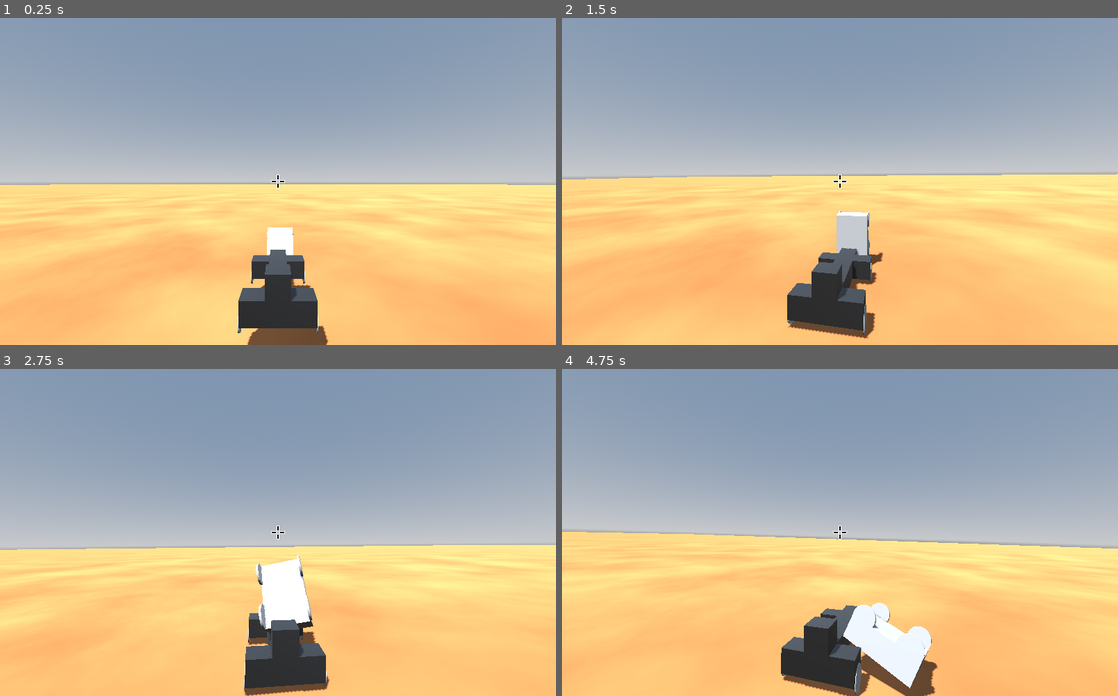
Above: before the commit, frames 1-4 (two rows, left to right).
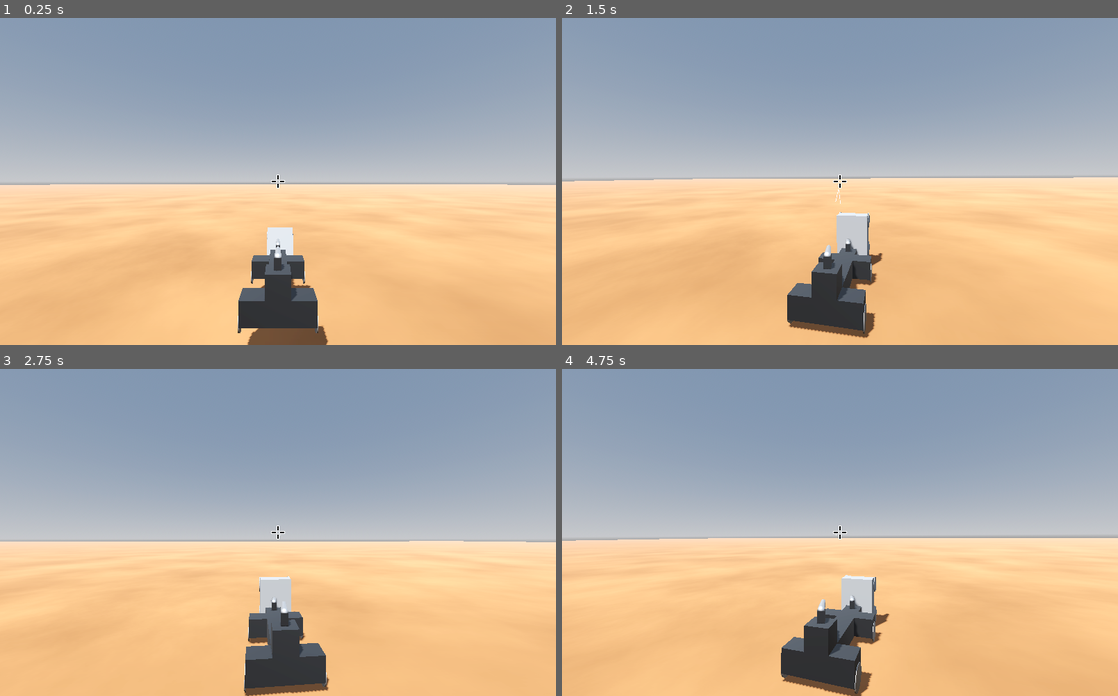
Above: after the commit, the same moments.

Repository: mcjohnalds/metal-skirmish
Game: Godot game, scene res://level.tscn
The game is run twice, just before and just after one commit, with the same random seed, the same clock (stepped at 60 frames per second) and the same inputs. The project has no main scene, so this scene is started directly.
Inputs (mouse positions are in pixels of both pictures, inside the frame that each line leads up to):
- Up to frame 1 (0.25 s): no input
- Up to frame 2 (1.5 s): move the mouse to (867, 181) at 0.52 s; hold W (move_forward) from 0.53 s (still down); click (867, 181) at 0.67 s; move the mouse to (812, 181) at 1.27 s; click (812, 181) at 1.42 s
- Up to frame 3 (2.75 s): keep holding W (move_forward); move the mouse to (289, 525) at 2.02 s; click (289, 525) at 2.17 s
- Up to frame 4 (4.75 s): keep holding W (move_forward); move the mouse to (834, 539) at 2.77 s; click (834, 539) at 2.92 s; move the mouse to (878, 535) at 3.52 s; click (878, 535) at 3.67 s; move the mouse to (795, 529) at 4.27 s; click (795, 529) at 4.42 s

The runs differ from the first frame. In frame 1, 7.0% of the frame differs, in the area x 0-100%, y 50-100%; in frame 2, 7.9%; in frame 3, 9.1%; in frame 4, 12%, in the area x 0-100%, y 49-100%.

Commit message:
shooting

Diff:
--- a/armor_part.tscn
+++ b/armor_part.tscn
@@ -1,16 +1,12 @@
 [gd_scene load_steps=5 format=3 uid="uid://cq4gywwo6nthu"]
 
 [ext_resource type="Script" path="res://armor_part.gd" id="1_vwkb6"]
+[ext_resource type="Material" uid="uid://c5vjyg2tw5l3u" path="res://materials/armor.tres" id="2_262j4"]
 
 [sub_resource type="BoxShape3D" id="BoxShape3D_mt8u5"]
 
-[sub_resource type="StandardMaterial3D" id="StandardMaterial3D_mnfjv"]
-albedo_color = Color(0.344076, 0.344076, 0.344076, 1)
-metallic = 0.99
-roughness = 0.5
-
 [sub_resource type="BoxMesh" id="BoxMesh_k5v3w"]
-material = SubResource("StandardMaterial3D_mnfjv")
+material = ExtResource("2_262j4")
 
 [node name="ArmorPart" type="Node3D"]
 script = ExtResource("1_vwkb6")
--- a/global.gd
+++ b/global.gd
@@ -16,3 +16,7 @@
 # Point is global
 static func get_point_velocity(body: RigidBody3D, point: Vector3) -> Vector3:
 	return body.linear_velocity + body.angular_velocity.cross(point - body.global_transform.origin)
+
+
+static func get_ticks_sec() -> float:
+	return Time.get_ticks_msec() / 1000.0
--- /dev/null
+++ b/gun_part.gd
@@ -0,0 +1,7 @@
+class_name GunPart
+extends Node3D
+
+@onready var collision_shape: CollisionShape3D = $CollisionShape3D
+@onready var barrel: Node3D = $Barrel
+@onready var barrel_end: Node3D = $Barrel/End
+var last_fired_at = -1000.0
--- /dev/null
+++ b/gun_part.tscn
@@ -0,0 +1,47 @@
+[gd_scene load_steps=8 format=3 uid="uid://4fui5v13ebcj"]
+
+[ext_resource type="Script" path="res://gun_part.gd" id="1_c3nxo"]
+[ext_resource type="Material" uid="uid://6t6mp7vv7frs" path="res://materials/special_part.tres" id="2_fnslv"]
+[ext_resource type="Material" uid="uid://c5vjyg2tw5l3u" path="res://materials/armor.tres" id="3_h56yo"]
+
+[sub_resource type="BoxShape3D" id="BoxShape3D_mt8u5"]
+
+[sub_resource type="CylinderMesh" id="CylinderMesh_1f5bd"]
+material = ExtResource("2_fnslv")
+top_radius = 0.1
+bottom_radius = 0.15
+height = 1.0
+
+[sub_resource type="SphereMesh" id="SphereMesh_jmg8q"]
+material = ExtResource("2_fnslv")
+radius = 0.15
+height = 0.3
+
+[sub_resource type="BoxMesh" id="BoxMesh_kai1l"]
+material = ExtResource("3_h56yo")
+size = Vector3(0.3, 0.5, 0.3)
+
+[node name="GunPart" type="Node3D"]
+script = ExtResource("1_c3nxo")
+
+[node name="CollisionShape3D" type="CollisionShape3D" parent="."]
+shape = SubResource("BoxShape3D_mt8u5")
+
+[node name="Barrel" type="Node3D" parent="."]
+
+[node name="Cylinder" type="MeshInstance3D" parent="Barrel"]
+transform = Transform3D(1, 0, 0, 0, -4.37114e-08, -1, 0, 1, -4.37114e-08, 0, 0, 0.5)
+mesh = SubResource("CylinderMesh_1f5bd")
+skeleton = NodePath("../..")
+
+[node name="Sphere" type="MeshInstance3D" parent="Barrel"]
+transform = Transform3D(1, 0, 0, 0, -4.37114e-08, -1, 0, 1, -4.37114e-08, 0, 0, 0)
+mesh = SubResource("SphereMesh_jmg8q")
+skeleton = NodePath("../..")
+
+[node name="End" type="Node3D" parent="Barrel"]
+transform = Transform3D(1, 0, 0, 0, 1, 0, 0, 0, 1, 0, 0, 1)
+
+[node name="MeshInstance3D" type="MeshInstance3D" parent="."]
+transform = Transform3D(1, 0, 0, 0, 1, 0, 0, 0, 1, 0, -0.25, 0)
+mesh = SubResource("BoxMesh_kai1l")
--- a/level.gd
+++ b/level.gd
@@ -1,6 +1,7 @@
 class_name Level
 extends Node3D
 
+const SPRING_REST_DISTANCE := 0.7
 @export var wheel_front_friction_curve: Curve
 @export var wheel_back_friction_curve: Curve
 @export var wheel_acceleration_curve: Curve
@@ -8,31 +9,32 @@
 @export var tmp: Curve
 @onready var player: RigidBody3D = $Player
 @onready var camera_pivot: Node3D = $Player/CameraPivot
+@onready var aim_ray_cast: RayCast3D = $Player/CameraPivot/Camera3D/Aim
+@onready var tracer_scene: PackedScene = preload("res://tracer.tscn")
 var wheel_parts: Array[WheelPart] = []
-var spring_rest_distance := 0.7
+var gun_parts: Array[GunPart] = []
+var view_pitch := 0.0
 
 
 func _ready() -> void:
+	aim_ray_cast.add_exception(player)
 	Input.mouse_mode = Input.MOUSE_MODE_CAPTURED
 	var part_count := 0
 	var part_position_sum := Vector3.ZERO
+	var shapes: Array = []
 	for child: Node in player.get_children():
 		var is_part := false
 		if child is ArmorPart:
 			is_part = true
 			var part := child as ArmorPart
-			var so := player.create_shape_owner(part.collision_shape)
-			player.shape_owner_add_shape(so, part.collision_shape.shape)
-			player.shape_owner_set_transform(so, part.transform)
+			shapes.append({ "shape": part.collision_shape, "transform": part.transform })
 		elif child is WheelPart:
 			is_part = true
 			var part := child as WheelPart
-			var so := player.create_shape_owner(part.collision_shape)
-			player.shape_owner_add_shape(so, part.collision_shape.shape)
-			player.shape_owner_set_transform(so, part.transform)
+			shapes.append({ "shape": part.collision_shape, "transform": part.transform })
 			wheel_parts.append(part)
 			part.ray_cast.add_exception(player)
-			part.ray_cast.target_position.y = -spring_rest_distance - part.radius
+			part.ray_cast.target_position.y = -SPRING_REST_DISTANCE - part.radius
 
 			var is_left := part.position.x > 0.0
 			var direction := 1.0 if is_left else -1.0
@@ -44,87 +46,29 @@
 			part.traction = is_front
 			part.steering = is_front
 			part.front = is_front
+		elif child is GunPart:
+			is_part = true
+			var part := child as GunPart
+			gun_parts.append(part)
+			shapes.append({ "shape": part.collision_shape, "transform": part.transform })
 		if is_part:
 			part_position_sum += child.position
 			part_count += 1
+	for d: Dictionary in shapes:
+		var shape: CollisionShape3D = d.shape
+		var trans: Transform3D = d.transform
+		var so := player.create_shape_owner(shape)
+		player.shape_owner_add_shape(so, shape.shape)
+		player.shape_owner_set_transform(so, trans)
 	player.center_of_mass = part_position_sum / part_count
 	player.center_of_mass.y -= 0.5
 
 
 func _physics_process(delta: float) -> void:
+	for part: GunPart in gun_parts:
+		_physics_process_gun_part(part)
 	for part: WheelPart in wheel_parts:
-		var collider := part.ray_cast.get_collider()
-		part.wheel.position.y = part.ray_cast.position.y - spring_rest_distance
-
-		if collider:
-			var debug_arrow_scale := 0.002
-
-			var force_offset := part.wheel.global_position - player.global_position
-
-			var breaking := false
-			if part.traction:
-				var input := Input.get_axis("move_backward", "move_forward")
-				var max_torque := 15000.0
-				var forward_speed := player.linear_velocity.dot(player.basis.z)
-				if forward_speed * input < 0.0:
-					breaking = true
-				var max_speed := 30.0
-				var x := minf(forward_speed / max_speed, 1.0)
-				var a_curve := wheel_acceleration_curve if forward_speed > 0.0 else wheel_reverse_curve
-				var s := a_curve.sample(x)
-				player.apply_force(player.global_basis.z * s * max_torque * input, force_offset)
-
-			if part.steering:
-				var input_steering := -Input.get_axis("move_left", "move_right")
-				var steer_speed := 4.0
-				var steer_max := TAU * 0.1
-				var has_input = absf(input_steering) > 0.0
-				var steering_outward := has_input and input_steering * part.wheel.rotation.y >= 0.0
-				if steering_outward:
-					var f := 1.0 - pow(absf(part.wheel.rotation.y / steer_max), 0.4)
-					part.wheel.rotation.y += steer_speed * input_steering * f * delta
-					part.wheel.rotation.y = clampf(part.wheel.rotation.y, -steer_max, steer_max)
-				else:
-					var return_direction := 1.0 if part.wheel.rotation.y < 0.0 else -1.0
-					var old_rot_y := part.wheel.rotation.y
-					part.wheel.rotation.y += steer_speed * return_direction * delta
-					var sign_flipped := not is_equal_approx(signf(old_rot_y), signf(part.wheel.rotation.y))
-					if sign_flipped:
-						part.wheel.rotation.y = 0.0
-
-			var point := part.ray_cast.get_collision_point()
-			var distance := part.ray_cast.global_position.distance_to(point)
-			var spring_length := distance - part.radius
-			var spring_offset := spring_rest_distance - spring_length
-
-			part.wheel.position.y = part.ray_cast.position.y - spring_length
-			var spring_velocity := (part.last_spring_offset - spring_offset) / delta
-			var spring_strength := 20000.0
-			var spring_damping := spring_strength * 0.15
-			var spring_force := 1.5 * spring_offset * spring_strength - spring_velocity * spring_damping
-			var spring_force_vector := part.global_basis.y * spring_force
-			player.apply_force(spring_force_vector, force_offset)
-
-			part.debug_arrow_y.global_position = player.global_position + force_offset
-			part.debug_arrow_y.vector = spring_force_vector * debug_arrow_scale
-
-			var wheel_velocity := Global.get_point_velocity(player, part.wheel.global_position)
-			var forward_friction := 0.1 if breaking else 0.01
-			var wheel_friction_lookup := absf(wheel_velocity.dot(part.wheel.global_basis.x)) / wheel_velocity.length()
-			var curve := wheel_front_friction_curve if part.front else wheel_back_friction_curve
-			var sideways_friction := curve.sample(wheel_friction_lookup)
-			var tire_mass := 100.0
-
-			var sideways_friction_force_vector := -wheel_velocity.project(part.wheel.global_basis.x) * sideways_friction * tire_mass / delta
-			var forward_friction_force_vector := -wheel_velocity.project(part.wheel.global_basis.z) * forward_friction * tire_mass / delta
-
-			player.apply_force(sideways_friction_force_vector, force_offset)
-			player.apply_force(forward_friction_force_vector, force_offset)
-			part.debug_arrow_x.global_position = player.global_position + force_offset
-			part.debug_arrow_x.vector = Vector3.ONE * 0.001 + sideways_friction_force_vector * debug_arrow_scale
-			part.debug_arrow_z.global_position = player.global_position + force_offset
-			part.debug_arrow_z.vector = Vector3.ONE * 0.001 + forward_friction_force_vector * debug_arrow_scale
-			part.last_spring_offset = spring_offset
+		_physics_process_wheel_part(part, delta)
 
 
 func _input(event: InputEvent) -> void:
@@ -134,6 +78,123 @@
 		var sensitivity := 0.002
 		var motion := event as InputEventMouseMotion
 		camera_pivot.rotation.y -= motion.relative.x * sensitivity
-		camera_pivot.rotation.x += motion.relative.y * sensitivity / 2.0
+		view_pitch += motion.relative.y * sensitivity
+		var m := TAU / 4.0
+		view_pitch = clampf(view_pitch, -m, m)
+		camera_pivot.rotation.x = view_pitch / 2.0
 		var camera := camera_pivot.get_child(0)
-		camera.rotation.x -= motion.relative.y * sensitivity / 2.0
+		camera.rotation.x = -view_pitch / 2.0
+
+
+func _physics_process_gun_part(part: GunPart) -> void:
+	var aim_ray_start := aim_ray_cast.global_position
+
+	var aim_ray_end: Vector3
+	if aim_ray_cast.get_collider():
+		aim_ray_end = aim_ray_cast.get_collision_point()
+	else:
+		aim_ray_end = aim_ray_cast.global_transform * aim_ray_cast.target_position
+	part.look_at(aim_ray_end, Vector3.UP, true)
+
+
+	var bullet_start := part.barrel_end.global_position
+	var bullet_true_dir := bullet_start.direction_to(aim_ray_end)
+	var aim_ray_length := aim_ray_start.distance_to(aim_ray_end)
+	var m := TAU * 0.002
+	var qp := Quaternion(Vector3.LEFT, randf_range(-m, m))
+	var qy := Quaternion(Vector3.UP, randf_range(-m, m))
+	var bullet_rand_dir := qy * (qp * bullet_true_dir)
+
+	var query := PhysicsRayQueryParameters3D.new()
+	query.from = bullet_start
+	query.to = bullet_start + bullet_rand_dir * aim_ray_length
+	var collision := get_world_3d().direct_space_state.intersect_ray(query)
+
+	var bullet_end: Vector3
+	if collision:
+		bullet_end = collision.position
+	else:
+		bullet_end = query.to
+
+	var fire_rate := 10.0
+	if Input.is_mouse_button_pressed(MOUSE_BUTTON_LEFT) and Global.get_ticks_sec() - part.last_fired_at >= 1.0 / fire_rate:
+		var tracer: Tracer = tracer_scene.instantiate()
+		tracer.start = part.barrel_end.global_position
+		tracer.end = bullet_end
+		part.last_fired_at = Global.get_ticks_sec()
+		add_child(tracer)
+
+
+func _physics_process_wheel_part(part: WheelPart, delta: float) -> void:
+	var collider := part.ray_cast.get_collider()
+	part.wheel.position.y = part.ray_cast.position.y - SPRING_REST_DISTANCE
+
+	if collider:
+		var debug_arrow_scale := 0.002
+
+		var force_offset := part.wheel.global_position - player.global_position
+
+		var breaking := false
+		if part.traction:
+			var input := Input.get_axis("move_backward", "move_forward")
+			var max_torque := 15000.0
+			var forward_speed := player.linear_velocity.dot(player.basis.z)
+			if forward_speed * input < 0.0:
+				breaking = true
+			var max_speed := 30.0
+			var x := minf(forward_speed / max_speed, 1.0)
+			var a_curve := wheel_acceleration_curve if forward_speed > 0.0 else wheel_reverse_curve
+			var s := a_curve.sample(x)
+			player.apply_force(player.global_basis.z * s * max_torque * input, force_offset)
+
+		if part.steering:
+			var input_steering := -Input.get_axis("move_left", "move_right")
+			var steer_speed := 4.0
+			var steer_max := TAU * 0.1
+			var has_input = absf(input_steering) > 0.0
+			var steering_outward := has_input and input_steering * part.wheel.rotation.y >= 0.0
+			if steering_outward:
+				var f := 1.0 - pow(absf(part.wheel.rotation.y / steer_max), 0.4)
+				part.wheel.rotation.y += steer_speed * input_steering * f * delta
+				part.wheel.rotation.y = clampf(part.wheel.rotation.y, -steer_max, steer_max)
+			else:
+				var return_direction := 1.0 if part.wheel.rotation.y < 0.0 else -1.0
+				var old_rot_y := part.wheel.rotation.y
+				part.wheel.rotation.y += steer_speed * return_direction * delta
+				var sign_flipped := not is_equal_approx(signf(old_rot_y), signf(part.wheel.rotation.y))
+				if sign_flipped:
+					part.wheel.rotation.y = 0.0
+
+		var point := part.ray_cast.get_collision_point()
+		var distance := part.ray_cast.global_position.distance_to(point)
+		var spring_length := distance - part.radius
+		var spring_offset := SPRING_REST_DISTANCE - spring_length
+
+		part.wheel.position.y = part.ray_cast.position.y - spring_length
+		var spring_velocity := (part.last_spring_offset - spring_offset) / delta
+		var spring_strength := 20000.0
+		var spring_damping := spring_strength * 0.15
+		var spring_force := 1.5 * spring_offset * spring_strength - spring_velocity * spring_damping
+		var spring_force_vector := part.global_basis.y * spring_force
+		player.apply_force(spring_force_vector, force_offset)
+
+		part.debug_arrow_y.global_position = player.global_position + force_offset
+		part.debug_arrow_y.vector = spring_force_vector * debug_arrow_scale
+
+		var wheel_velocity := Global.get_point_velocity(player, part.wheel.global_position)
+		var forward_friction := 0.1 if breaking else 0.01
+		var wheel_friction_lookup := absf(wheel_velocity.dot(part.wheel.global_basis.x)) / wheel_velocity.length()
+		var curve := wheel_front_friction_curve if part.front else wheel_back_friction_curve
+		var sideways_friction := curve.sample(wheel_friction_lookup)
+		var tire_mass := 100.0
+
+		var sideways_friction_force_vector := -wheel_velocity.project(part.wheel.global_basis.x) * sideways_friction * tire_mass / delta
+		var forward_friction_force_vector := -wheel_velocity.project(part.wheel.global_basis.z) * forward_friction * tire_mass / delta
+
+		player.apply_force(sideways_friction_force_vector, force_offset)
+		player.apply_force(forward_friction_force_vector, force_offset)
+		part.debug_arrow_x.global_position = player.global_position + force_offset
+		part.debug_arrow_x.vector = Vector3.ONE * 0.001 + sideways_friction_force_vector * debug_arrow_scale
+		part.debug_arrow_z.global_position = player.global_position + force_offset
+		part.debug_arrow_z.vector = Vector3.ONE * 0.001 + forward_friction_force_vector * debug_arrow_scale
+		part.last_spring_offset = spring_offset
--- a/level.tscn
+++ b/level.tscn
@@ -1,9 +1,10 @@
-[gd_scene load_steps=24 format=3 uid="uid://dibolnwtlpcgq"]
+[gd_scene load_steps=26 format=3 uid="uid://dibolnwtlpcgq"]
 
 [ext_resource type="Script" path="res://level.gd" id="1_dfxqw"]
 [ext_resource type="PackedScene" uid="uid://cq4gywwo6nthu" path="res://armor_part.tscn" id="1_o2iq1"]
 [ext_resource type="PackedScene" uid="uid://dhjl4ne7kf1gk" path="res://wheel_part.tscn" id="3_r4wk5"]
 [ext_resource type="Texture2D" uid="uid://btykjkru56eb8" path="res://crosshair.svg" id="4_6exi3"]
+[ext_resource type="PackedScene" uid="uid://4fui5v13ebcj" path="res://gun_part.tscn" id="4_k3rsv"]
 
 [sub_resource type="Curve" id="Curve_6nyqf"]
 _data = [Vector2(0, 0.72), 0.0, 0.0, 0, 0, Vector2(0.24735, 0.651429), 0.0, 0.0, 0, 0, Vector2(0.4947, 0.226508), 0.0, 0.0, 0, 0, Vector2(1, 0.178498), 0.0, 0.0, 0, 0]
@@ -32,6 +33,13 @@
 background_mode = 2
 sky = SubResource("Sky_e8ibn")
 tonemap_mode = 2
+ssao_enabled = true
+glow_enabled = true
+fog_enabled = true
+fog_density = 0.001
+
+[sub_resource type="CameraAttributesPractical" id="CameraAttributesPractical_e4yv6"]
+auto_exposure_enabled = true
 
 [sub_resource type="Gradient" id="Gradient_t0vxy"]
 colors = PackedColorArray(1, 1, 1, 1, 0.74698, 0.74698, 0.74698, 1)
@@ -91,6 +99,7 @@
 
 [node name="WorldEnvironment" type="WorldEnvironment" parent="."]
 environment = SubResource("Environment_juuao")
+camera_attributes = SubResource("CameraAttributesPractical_e4yv6")
 
 [node name="DirectionalLight3D" type="DirectionalLight3D" parent="."]
 transform = Transform3D(-0.866025, -0.433013, 0.25, 0, 0.5, 0.866025, -0.5, 0.75, -0.433013, 0, 0, 0)
@@ -138,6 +147,15 @@
 
 [node name="Camera3D" type="Camera3D" parent="Player/CameraPivot"]
 transform = Transform3D(-1, 0, -8.74228e-08, 0, 1, 0, 8.74228e-08, 0, -1, 0, 0, -11)
+
+[node name="Aim" type="RayCast3D" parent="Player/CameraPivot/Camera3D"]
+target_position = Vector3(2.08165e-12, 2.08165e-12, -1000)
+
+[node name="GunPart1" parent="Player" instance=ExtResource("4_k3rsv")]
+transform = Transform3D(1, 0, 0, 0, 1, 0, 0, 0, 1, 1, 1, 5)
+
+[node name="GunPart2" parent="Player" instance=ExtResource("4_k3rsv")]
+transform = Transform3D(1, 0, 0, 0, 1, 0, 0, 0, 1, 1, 2, 0)
 
 [node name="Ground" type="StaticBody3D" parent="."]
 
--- /dev/null
+++ b/materials/armor.tres
@@ -0,0 +1,6 @@
+[gd_resource type="StandardMaterial3D" format=3 uid="uid://c5vjyg2tw5l3u"]
+
+[resource]
+albedo_color = Color(0.344076, 0.344076, 0.344076, 1)
+metallic = 0.99
+roughness = 0.5
--- /dev/null
+++ b/materials/special_part.tres
@@ -0,0 +1,6 @@
+[gd_resource type="StandardMaterial3D" format=3 uid="uid://6t6mp7vv7frs"]
+
+[resource]
+albedo_color = Color(0.874737, 0.874737, 0.874737, 1)
+metallic = 0.99
+roughness = 0.5
--- /dev/null
+++ b/tracer.gd
@@ -0,0 +1,25 @@
+class_name Tracer
+extends Node3D
+
+var start: Vector3
+var end: Vector3
+var has_rendered := false
+
+
+func _ready() -> void:
+	var duration := 0.02
+	await get_tree().create_timer(duration).timeout
+	has_rendered = true
+
+
+func _process(delta: float) -> void:
+	if has_rendered:
+		var dir1 := start.direction_to(end)
+		var speed := 600.0
+		start += start.direction_to(end) * speed * delta
+		var dir2 := start.direction_to(end)
+		if dir1.dot(dir2) < 0.0:
+			queue_free()
+	global_position = start
+	Global.safe_look_at(self, end, true)
+	self.scale.z = start.distance_to(end)
--- /dev/null
+++ b/tracer.tscn
@@ -0,0 +1,22 @@
+[gd_scene load_steps=4 format=3 uid="uid://btbt4tq2va237"]
+
+[ext_resource type="Script" path="res://tracer.gd" id="1_18mmw"]
+
+[sub_resource type="StandardMaterial3D" id="StandardMaterial3D_8d8ic"]
+transparency = 1
+blend_mode = 1
+shading_mode = 0
+albedo_color = Color(1.968, 1.844, 1.412, 0.894)
+
+[sub_resource type="CylinderMesh" id="CylinderMesh_va2qk"]
+material = SubResource("StandardMaterial3D_8d8ic")
+top_radius = 0.05
+bottom_radius = 0.05
+height = 1.0
+
+[node name="Tracer" type="Node3D"]
+script = ExtResource("1_18mmw")
+
+[node name="MeshInstance3D" type="MeshInstance3D" parent="."]
+transform = Transform3D(1, 0, 0, 0, -4.37114e-08, -1, 0, 1, -4.37114e-08, 0, 0, 0.5)
+mesh = SubResource("CylinderMesh_va2qk")
--- a/wheel_part.tscn
+++ b/wheel_part.tscn
@@ -1,19 +1,17 @@
-[gd_scene load_steps=7 format=3 uid="uid://dhjl4ne7kf1gk"]
+[gd_scene load_steps=8 format=3 uid="uid://dhjl4ne7kf1gk"]
 
 [ext_resource type="Script" path="res://wheel_part.gd" id="1_rc5js"]
 [ext_resource type="PackedScene" uid="uid://cww4rrqoq5fmb" path="res://arrow.tscn" id="2_5re37"]
+[ext_resource type="Material" uid="uid://c5vjyg2tw5l3u" path="res://materials/armor.tres" id="2_rty61"]
+[ext_resource type="Material" uid="uid://6t6mp7vv7frs" path="res://materials/special_part.tres" id="3_ihea4"]
 
 [sub_resource type="BoxShape3D" id="BoxShape3D_lj6dk"]
 
-[sub_resource type="StandardMaterial3D" id="StandardMaterial3D_f3u0c"]
-albedo_color = Color(0.344076, 0.344076, 0.344076, 1)
-metallic = 0.99
-roughness = 0.5
-
 [sub_resource type="BoxMesh" id="BoxMesh_b3fel"]
-material = SubResource("StandardMaterial3D_f3u0c")
+material = ExtResource("2_rty61")
 
 [sub_resource type="CylinderMesh" id="CylinderMesh_cl5m4"]
+material = ExtResource("3_ihea4")
 height = 0.05
 
 [node name="WheelPart" type="Node3D"]
